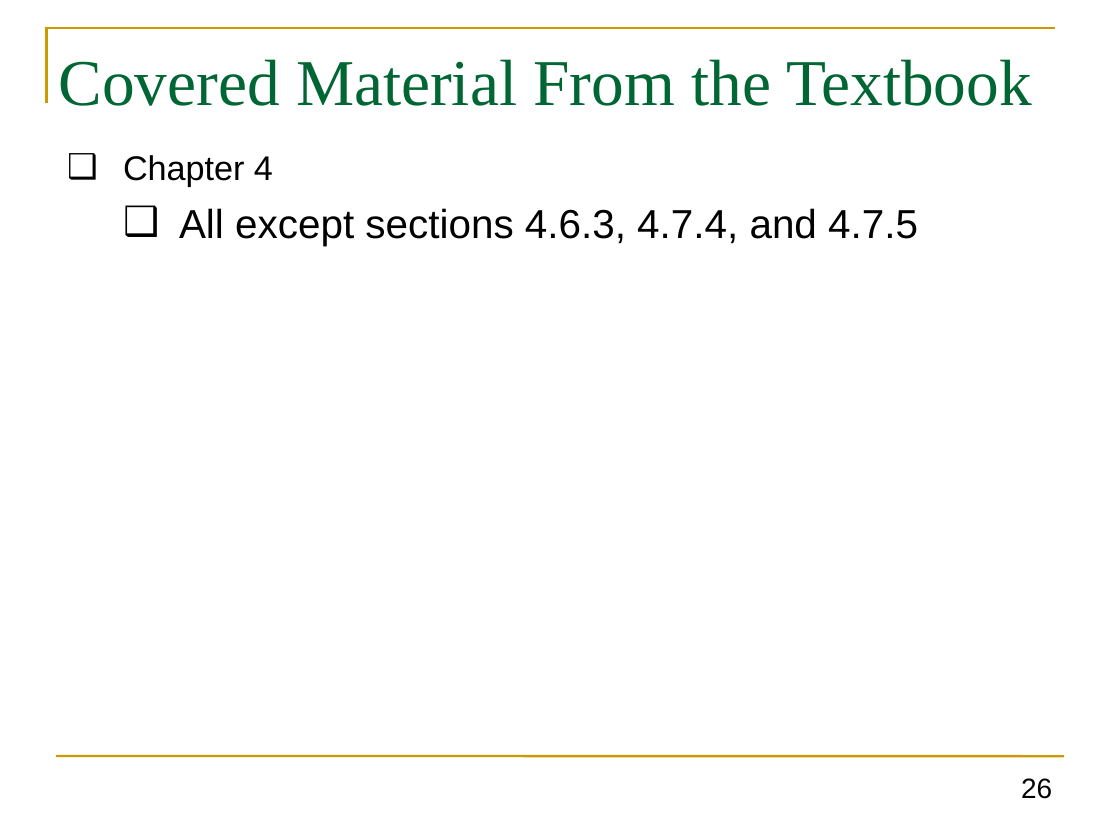
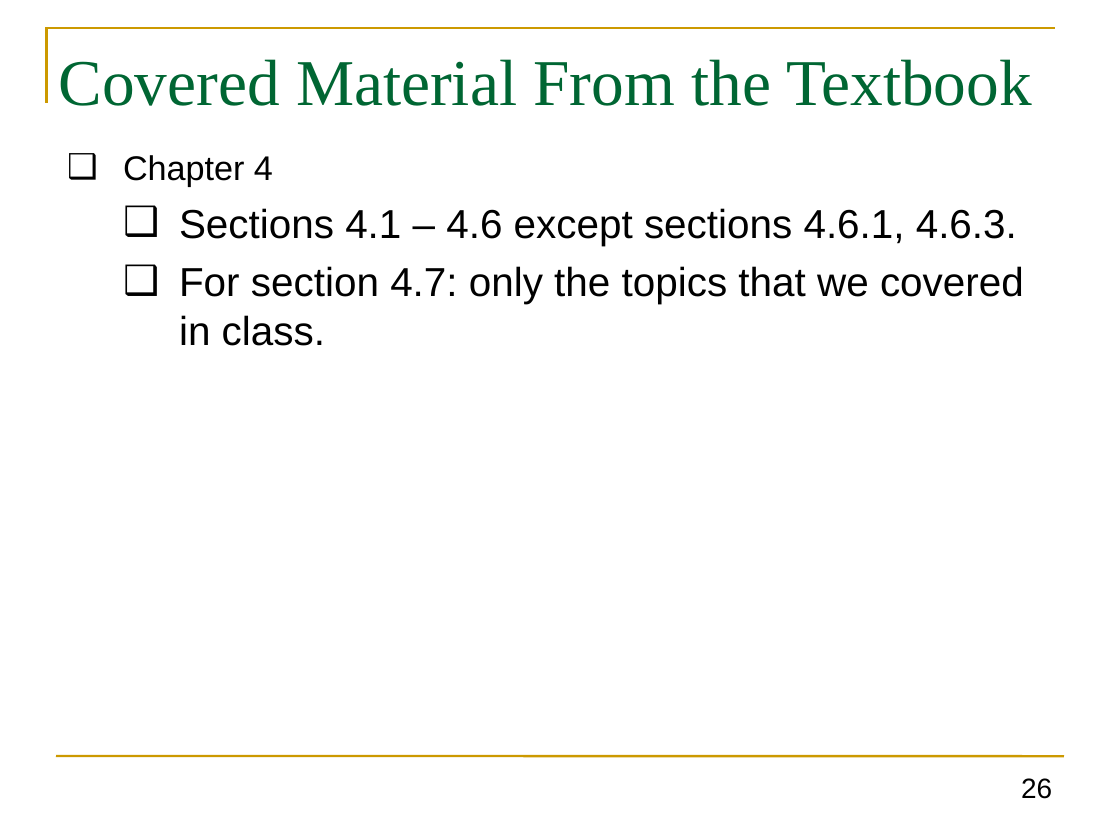
Before and after one commit to GhadaAlmashaqbeh/GhadaAlmashaqbeh.github.io, a slide deck: slide 26 of courses/cse3400-f2024/lecture5.pptx. Drawn at 1120x840 pixels with LibreOffice and Linux fonts; fonts in the diff are those of the drawing. Boxes give left, top, right and bottom in pixels: in the first picture for what was removed or moved away, otherwise in the second. Text is boxed around its words. In the diff, an @@ line names an element or a change of style, - is before the commit and + after.

```diff
--- a/courses/cse3400-f2024/lecture5.pptx
+++ b/courses/cse3400-f2024/lecture5.pptx
@@ text at box(179, 208, 1024, 346): text changed @@
-  ❑ All except sections 4.6.3, 4.7.4, and 4.7.5
+  ❑ Sections 4.1 – 4.6 except sections 4.6.1, 4.6.3.
+  ❑ For section 4.7: only the topics that we covered in class.
```
Also in this commit, not shown: 1 other slide changed, 1 slide added, 1 slide removed, 3 other files.
